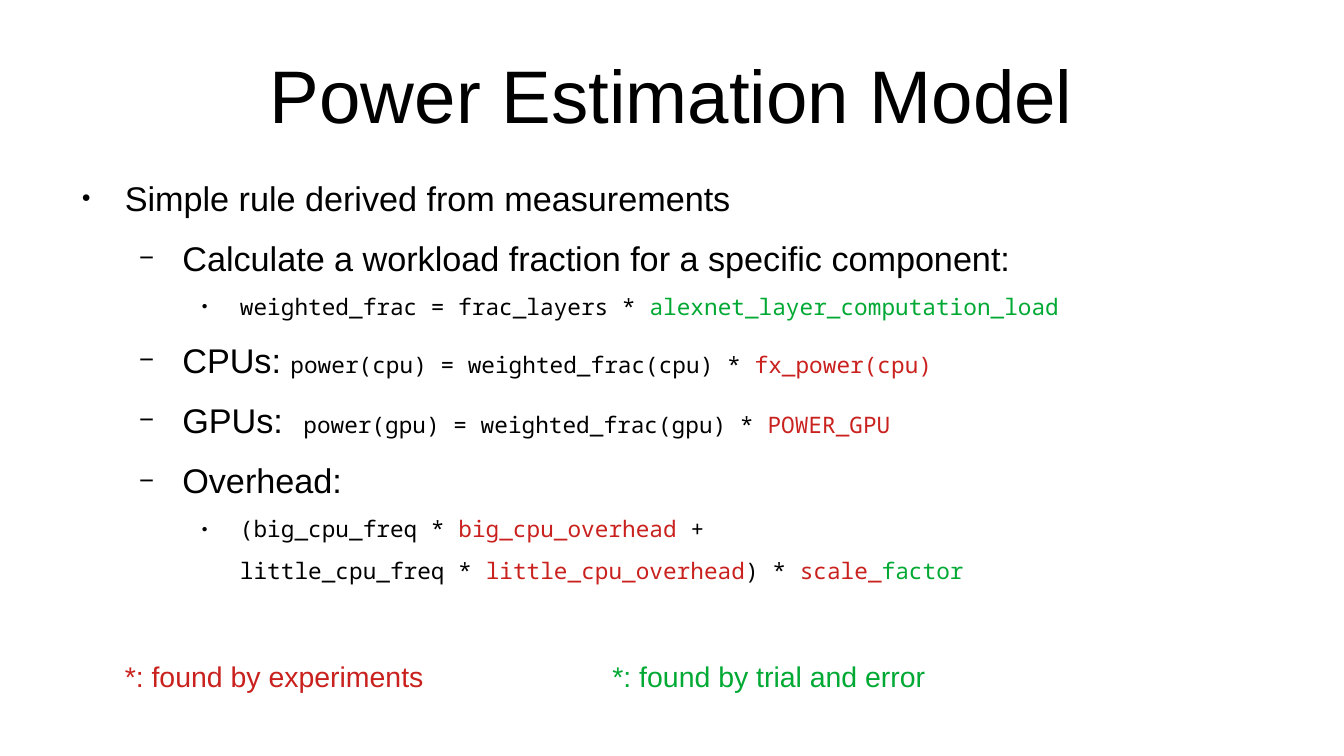
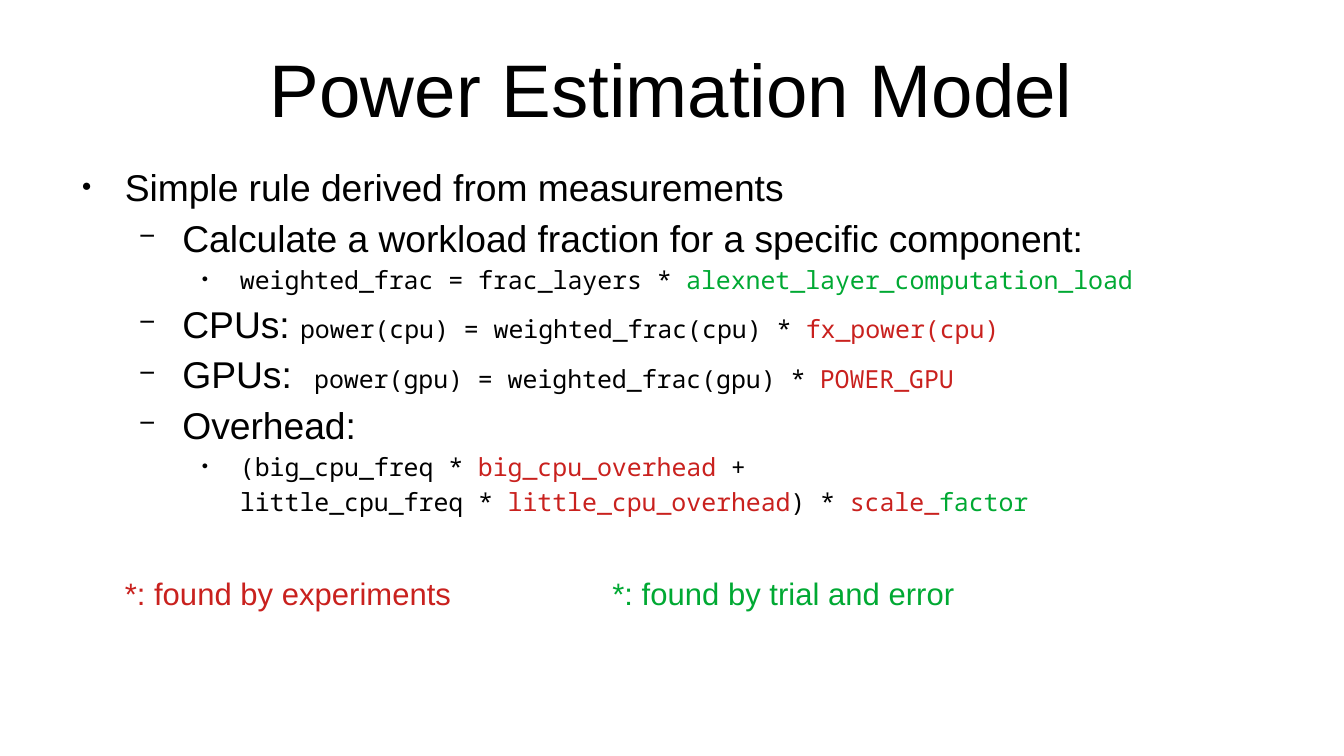
Before and after one commit to ar000001/power-optimization-governor, a slide deck: slide 8 of presentation/Governor Presentation.pptx. Drawn at 1344x756 pixels with LibreOffice and Linux fonts; fonts in the diff are those of the drawing. Boxes give left, top, right and bottom in pixels: in the first picture for what was removed or moved away, otherwise in the second. Text is boxed around its words. In the diff, an @@ line names an element or a change of style, - is before the commit and + after.

```diff
--- a/presentation/Governor Presentation.pptx
+++ b/presentation/Governor Presentation.pptx
@@ title "Power Estimation Model" at [270,63,1073,118]: line spacing 1 to 0.9 @@
@@ text "Simple rule derived from measurements" at [125,174,1133,611]: size 20.2 to 22 pt in "Simple rule derived from measurements", "Calculate a workload fraction for a specific ...", "CPUs:", "GPUs:" and 1 more places; size 13.5 to 14.7 pt in "weighted_frac = frac_layers * alexnet_layer_computation_load", "power(cpu) = weighted_frac(cpu) * fx_power(cpu)", "power(gpu) = weighted_frac(gpu) * POWER_GPU", "(big_cpu_freq * big_cpu_overhead +" and 1 more places; size 16.8 to 18.3 pt in "*: found by experiments *: found by ..."; line spacing 1 to 0.7 @@
```
Also in this commit, not shown: 6 other slides changed, 1 slide added, 1 slide removed.
